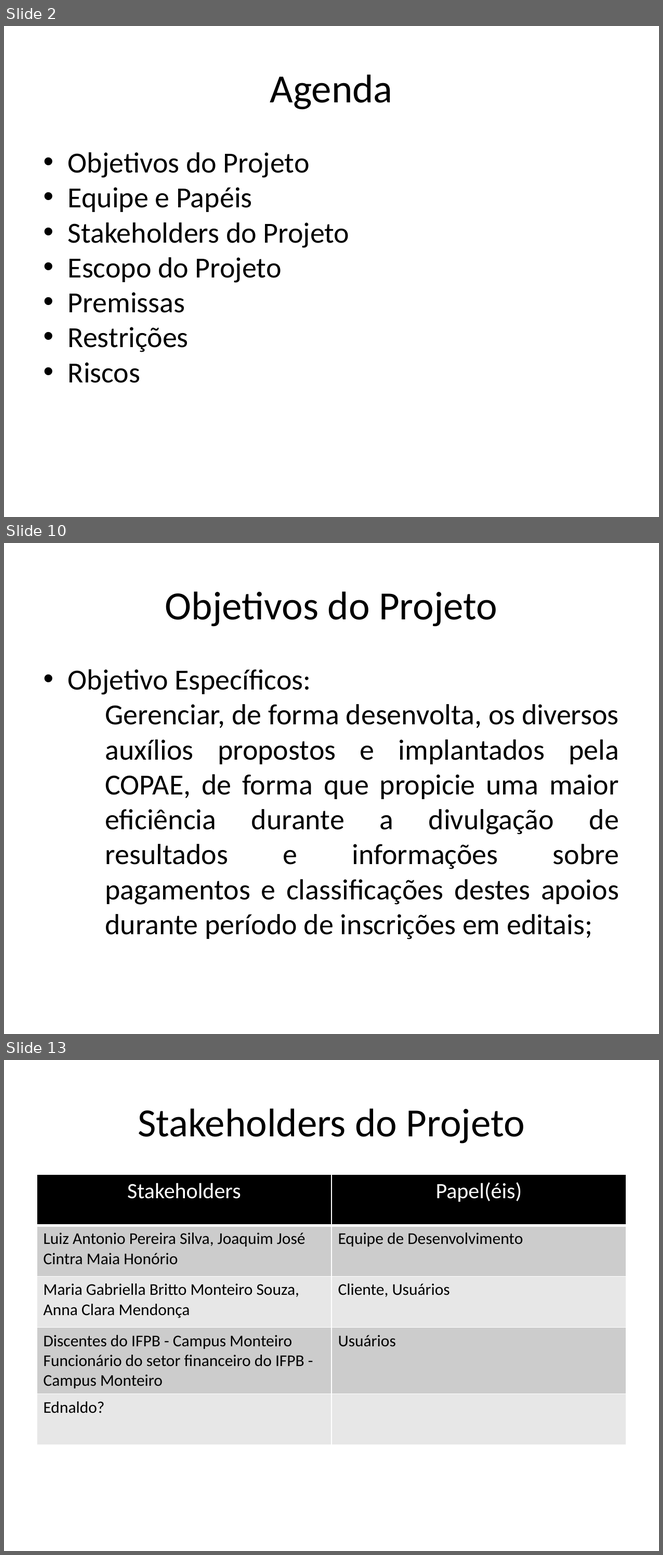
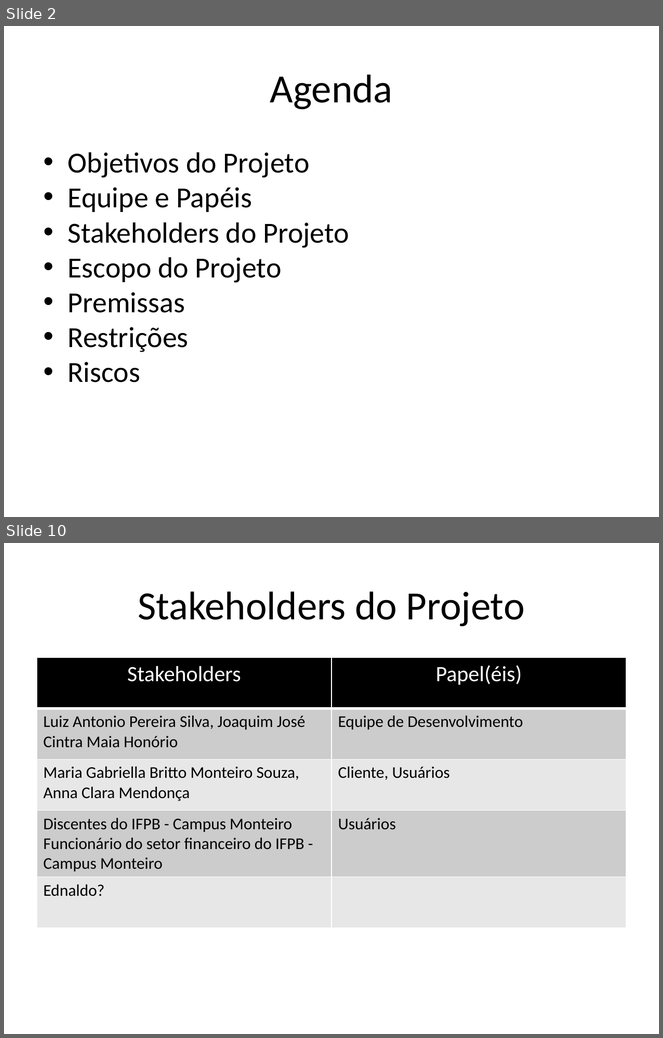
Before and after one commit to AjudeMais/ajudeMais-Projeto, a slide deck: Projeto-AjudeMais/000-Gerência de Projeto/PPJ-Plano de Projeto.pptx. Shown one above the other, each under a label of ours: slides 2, 10 and 13 before the commit, slides 2 and 10 after it; the slides between them are not shown. The pictures are 663x1555 and 663x1038 pixels, drawn with LibreOffice and Linux fonts; fonts in the diff are those of the drawing. Boxes give left, top, right and bottom in pixels: in the first picture for what was removed or moved away, otherwise in the second. Text is boxed around its words. In the diff, an @@ line names an element or a change of style, - is before the commit and + after.

Commit message:
parte plao de projeto

```diff
--- a/Projeto-AjudeMais/000-Gerência de Projeto/PPJ-Plano de Projeto.pptx
+++ b/Projeto-AjudeMais/000-Gerência de Projeto/PPJ-Plano de Projeto.pptx
@@ slide 10 removed at (x1=4, y1=543, x2=659, y2=1034), background #FFFFFF @@
@@ text removed at (x1=165, y1=591, x2=497, y2=627) @@
-Objetivos do Projeto
@@ text removed at (x1=68, y1=669, x2=619, y2=940) @@
-• Objetivo Específicos:
-  − Gerenciar, de forma desenvolta, os diversos auxílios propostos e implantados pela COPAE, de forma que propicie uma maior eficiência durante a divulgação de resultados e informações sobre pagamentos e classificações destes apoios durante período de inscrições em editais;
@@ what was slide 13 is now slide 10 @@
```
Also in this commit, not shown: 6 slides changed, 2 slides added, 4 other slides removed, 1 other file.
